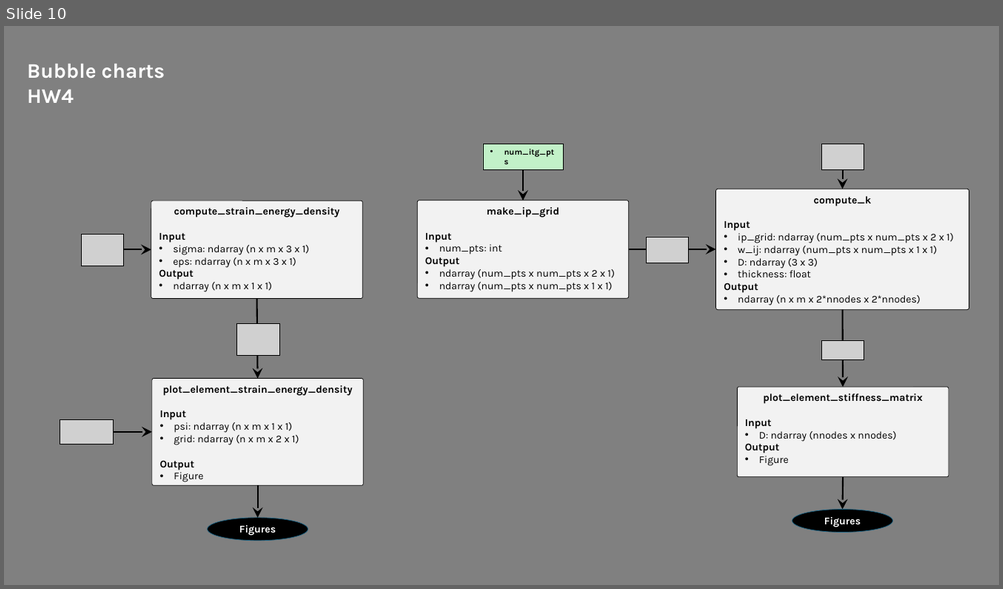
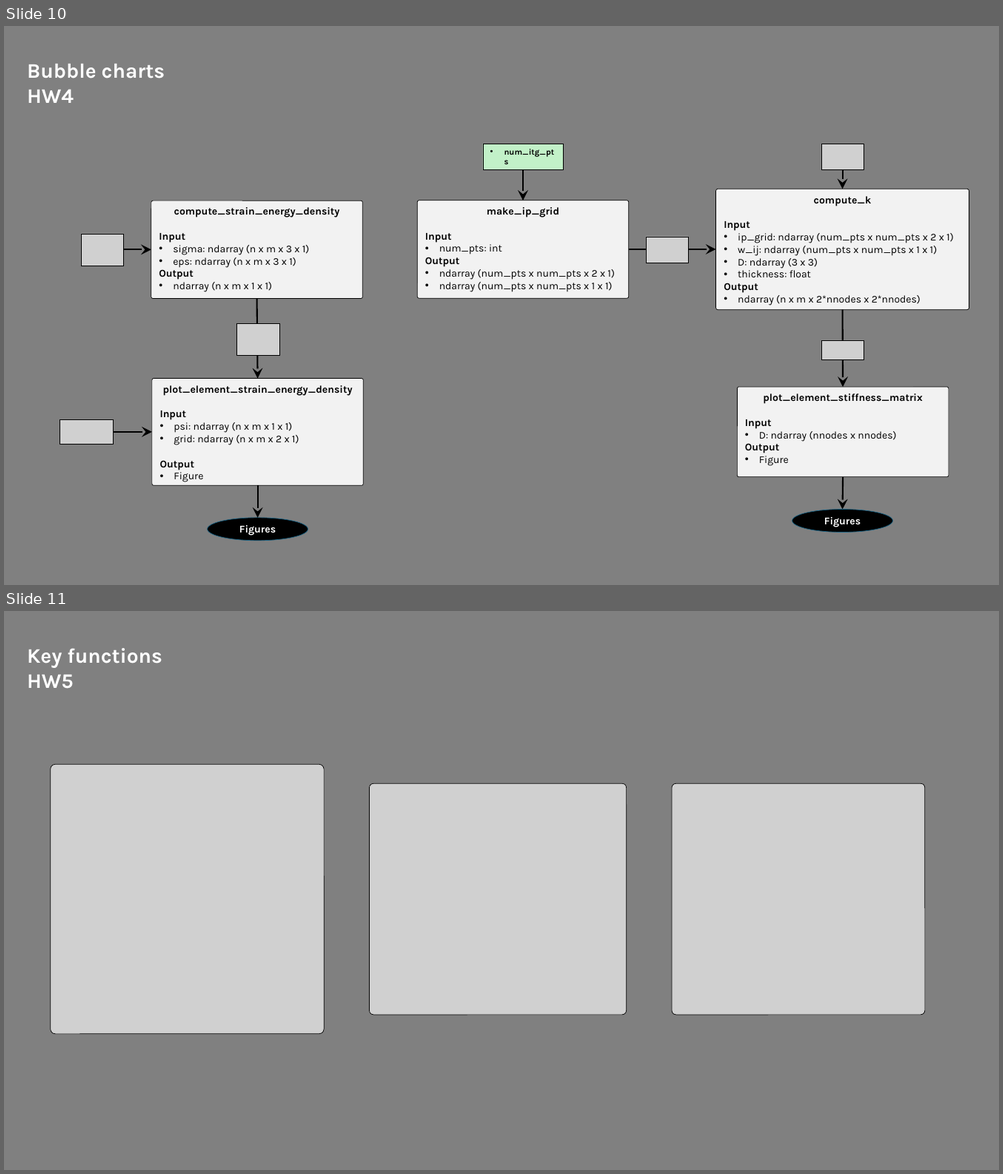
Before and after one commit to mnolaya/theory-of-fea, a slide deck: homeworks/hw_flowcharts.pptx. Shown one above the other, each under a label of ours: slide 10 before the commit, slides 10 and 11 after it. The pictures are 1003x589 and 1003x1174 pixels, drawn with LibreOffice and Linux fonts; fonts in the diff are those of the drawing; grey boxes stand for pictures. Boxes give left, top, right and bottom in pixels: in the first picture for what was removed or moved away, otherwise in the second. Text is boxed around its words. In the diff, an @@ line names an element or a change of style, - is before the commit and + after.

```diff
--- a/homeworks/hw_flowcharts.pptx
+++ b/homeworks/hw_flowcharts.pptx
@@ slide 11 added at (4,611,999,1170), background #808080 @@
@@ text added at (27,648,162,689), 20 pt, text #FFFFFF, bold @@
+Key functions
+HW5
@@ picture added at (51,765,324,1035) @@
@@ picture added at (370,783,626,1014) @@
@@ picture added at (671,783,925,1014) @@
```
Also in this commit, not shown: 1 other slide added, 3 slides removed, 4 other files.
